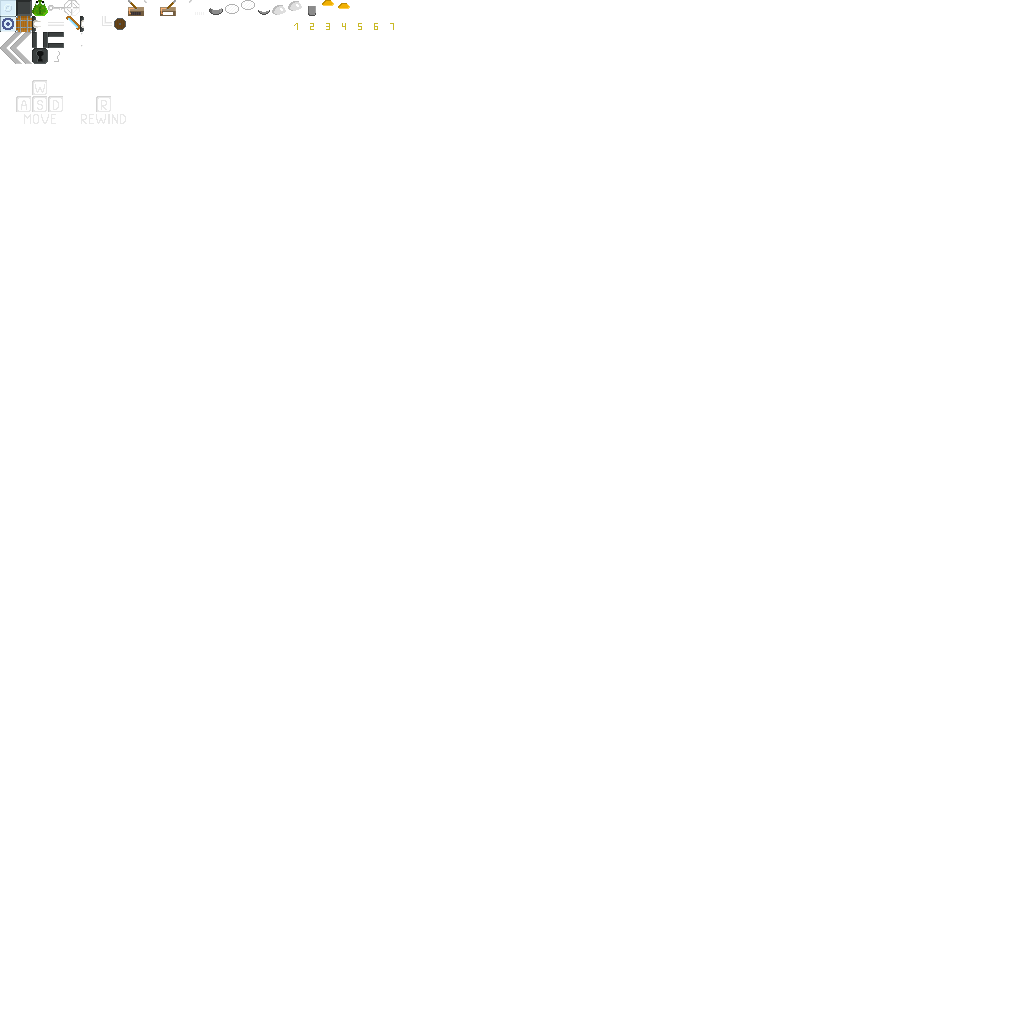
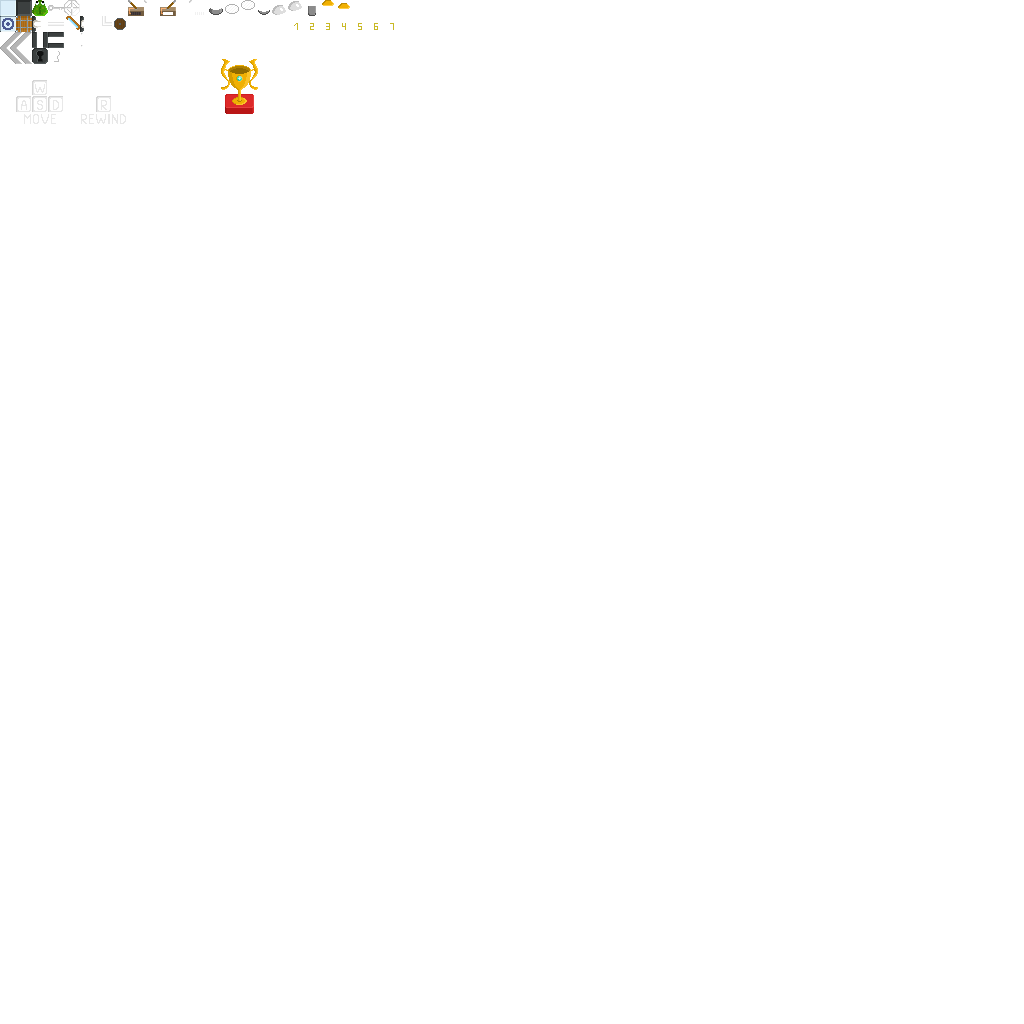
Revision of a layered 1024×1024 image; what changed, layer by layer:
added layer "Ebene 3 Kopie" above "Ebene 3" over [221,59,253,90]
added layer "Ebene 3" above "Pokal" over [249,59,258,90]
added layer "Pokal" above "Ebene 4" over [228,65,251,105]
added layer "Ebene 4" above "Floor" over [225,94,254,114]
painted on "Floor" over [4,4,12,12]
